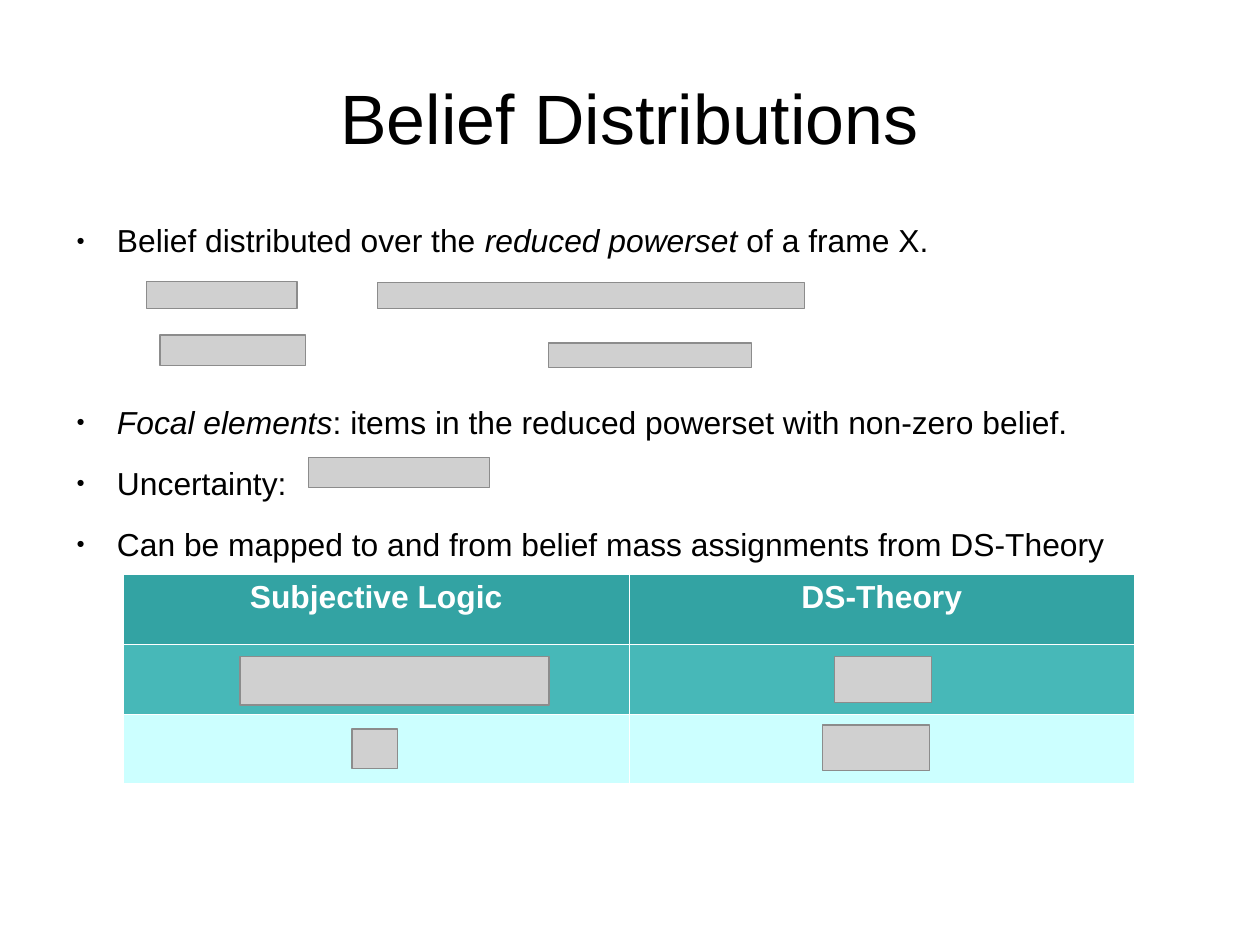
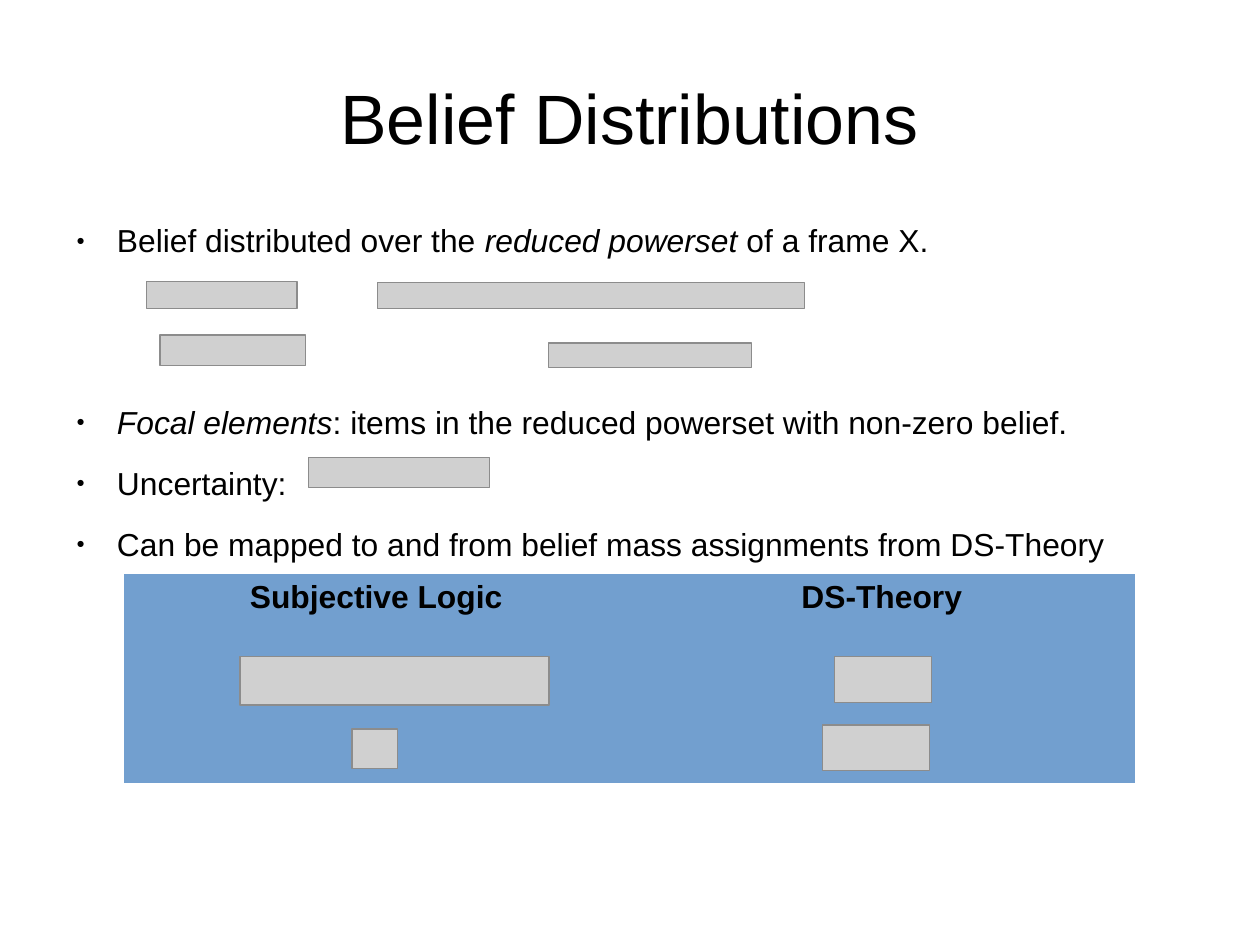
Before and after one commit to bstamour/SLHS, a slide deck: slide 13 of docs/proposal.odp. Drawn at 1260x945 pixels with LibreOffice and Linux fonts; fonts in the diff are those of the drawing; grey boxes stand for pictures. Boxes give left, top, right and bottom in pixels: in the first picture for what was removed or moved away, otherwise in the second. Text is boxed around its words. In the diff, an @@ line names an element or a change of style, - is before the commit and + after.

```diff
--- a/docs/proposal.odp
+++ b/docs/proposal.odp
@@ table at <box>123,574,1134,783</box> @@
@@ fill #33A3A3 to #729FCF in row 1 @@
@@ fill #47B8B8 to #729FCF in row 2 @@
@@ fill #CCFFFF to #729FCF in row 3 @@
@@ text colour #FFFFFF to #000000 @@
@@ borders changed @@
```
Also in this commit, not shown: 5 other slides changed, 1 slide added, 16 other files.
